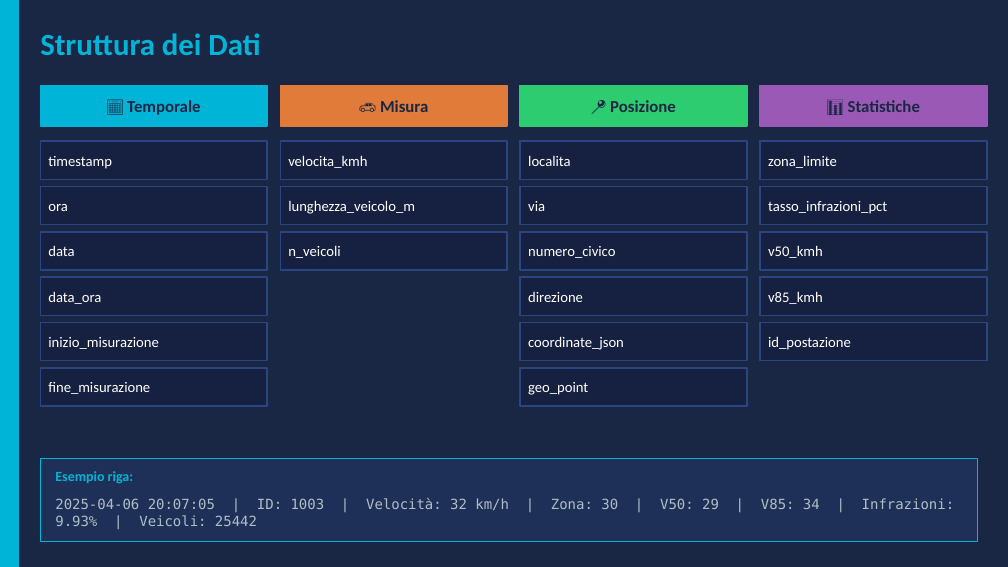
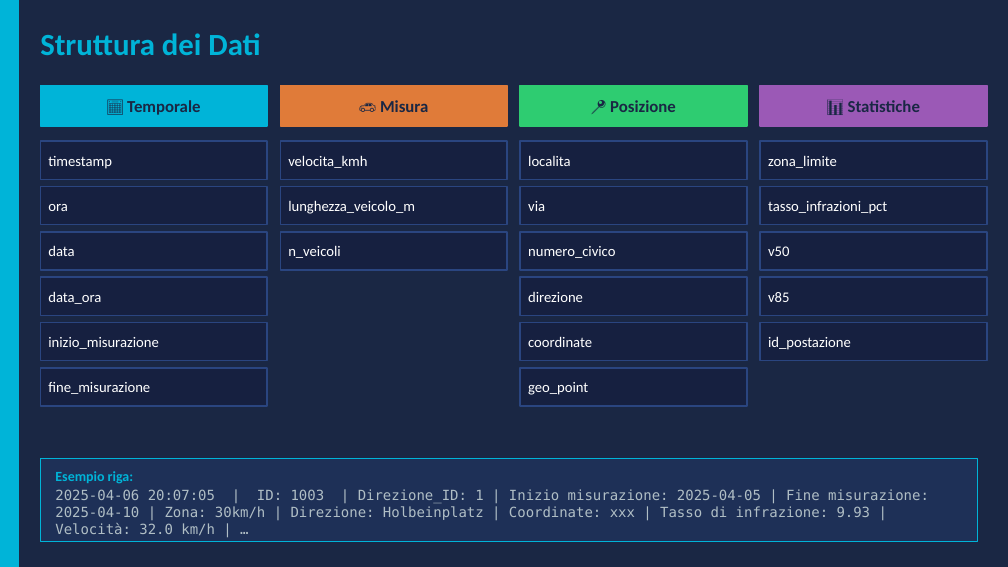
Before and after one commit to pezzandre/dataScience2, a slide deck: slide 3 of speed_monitoring.pptx. Drawn at 1008x567 pixels with LibreOffice and Linux fonts; fonts in the diff are those of the drawing. Boxes give left, top, right and bottom in pixels: in the first picture for what was removed or moved away, otherwise in the second. Text is boxed around its words. In the diff, an @@ line names an element or a change of style, - is before the commit and + after.

```diff
--- a/speed_monitoring.pptx
+++ b/speed_monitoring.pptx
@@ text at (768, 246, 789, 256): text changed @@
-v50_kmh
+v50
@@ text at (768, 292, 789, 302): text changed @@
-v85_kmh
+v85
@@ text at (528, 336, 592, 347): text changed @@
-coordinate_json
+coordinate
@@ text at (55, 489, 929, 536): text changed @@
-2025-04-06 20:07:05 | ID: 1003 | Velocità: 32 km/h | Zona: 30 | V50: 29 | V85: 34 | Infrazioni: 9.93% | Veicoli: 25442
+2025-04-06 20:07:05 | ID: 1003 | Direzione_ID: 1 | Inizio misurazione: 2025-04-05 | Fine misurazione: 2025-04-10 | Zona: 30km/h | Direzione: Holbeinplatz | Coordinate: xxx | Tasso di infrazione: 9.93 | Velocità: 32.0 km/h | …
```
Also in this commit, not shown: 6 other slides changed, 2 slides removed, 1 other file.
